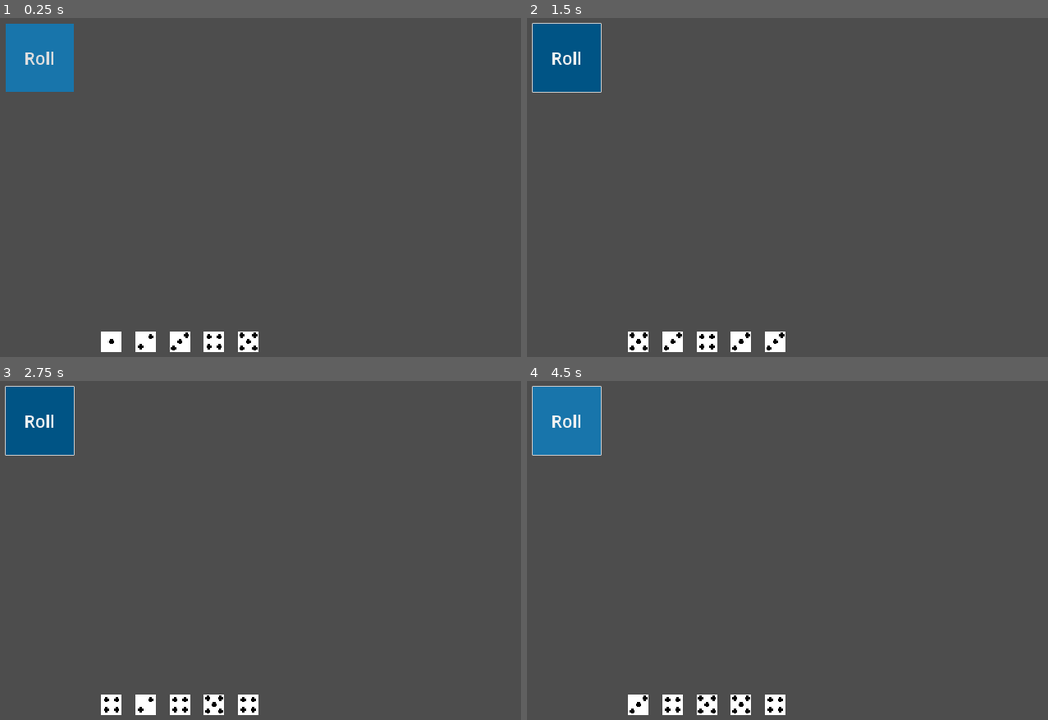
Above: before the commit, frames 1-4 (two rows, left to right).
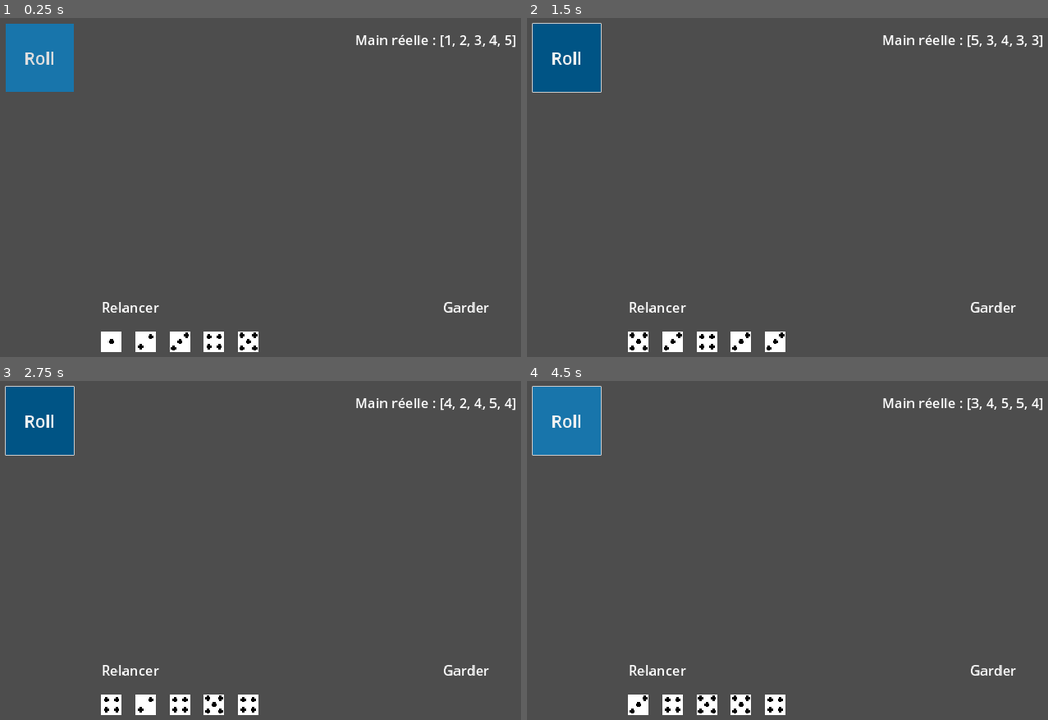
Above: after the commit, the same moments.

Repository: Gubendo/DiceyDefense
Game: Godot game, scene res://main.tscn
Same seed, same stepped clock (60 frames per second), same inputs: the game is played once before the commit and once after it.
Inputs (mouse positions are in pixels of both pictures, inside the frame that each line leads up to):
- Up to frame 1 (0.25 s): no input
- Up to frame 2 (1.5 s): click "Roll" at 0.5 s; click "Roll" at 1.25 s
- Up to frame 3 (2.75 s): click "Roll" at 2 s
- Up to frame 4 (4.5 s): tap Enter at 2.75, 4.25 s; move the mouse to (990, 536) at 2.77 s; click (990, 536) at 2.85 s; tap Space at 3.5 s; move the mouse to (714, 574) at 3.52 s; click (714, 574) at 3.6 s; move the mouse to (907, 472) at 4.27 s; click (907, 472) at 4.35 s

The runs differ from the first frame. In frame 1, 0.6% of the frame differs, in the area x 19-99%, y 4-87%; in frame 2, 0.7%; in frame 3, 0.7%; in frame 4, 0.7%.

Commit message:
update UI for keep/throw

Diff:
--- a/UI.gd
+++ b/UI.gd
@@ -1,12 +1,15 @@
 extends Control
 
-signal roll(frozenDices)
+signal roll(unfrozenDices)
 @onready var dicesList = [get_node("CanvasLayer/DiceHand/Dice1"), get_node("CanvasLayer/DiceHand/Dice2"), get_node("CanvasLayer/DiceHand/Dice3"), get_node("CanvasLayer/DiceHand/Dice4"), get_node("CanvasLayer/DiceHand/Dice5")]
+var unfrozenDices = []
 var frozenDices = []
 @export var dicesSprites: Array[Texture2D]
 # Called when the node enters the scene tree for the first time.
 func _ready():
-	pass # Replace with function body.
+	for dice in dicesList:
+		unfrozenDices.append(dice)
+	update_dice_pos()
 
 
 # Called every frame. 'delta' is the elapsed time since the previous frame.
@@ -18,15 +21,32 @@
 				if node in frozenDices:
 					node.modulate = Color(1, 1, 1)
 					frozenDices.erase(node)
+					unfrozenDices.append(node)
 				else:
 					node.modulate = Color(0.5, 0.5, 0.5)
 					frozenDices.append(node)
+					unfrozenDices.erase(node)
+				update_dice_pos()
+				break
+
 
 
 func _on_roll_pressed():
-	emit_signal("roll", frozenDices)
+	emit_signal("roll", unfrozenDices)
 
 
 func _on_main_update_hand(hand):
 	for i in range(5):
 		dicesList[i].texture = dicesSprites[hand[i] - 1]
+	get_node("CanvasLayer/ValeurMain").text = "Main réelle : " + str(hand)
+
+
+func update_dice_pos():
+	var unfrozen_id = 0
+	var frozen_id = 0
+	for node in frozenDices:
+		node.position.x = 1330 + 100*frozen_id
+		frozen_id += 1
+	for node in unfrozenDices:
+		node.position.x = 330 + 100*unfrozen_id
+		unfrozen_id += 1
--- a/UI.tscn
+++ b/UI.tscn
@@ -92,4 +92,28 @@
 offset_bottom = 1010.0
 texture = ExtResource("6_dewjj")
 
+[node name="ValeurMain" type="Label" parent="CanvasLayer"]
+offset_left = 1072.0
+offset_top = 68.0
+offset_right = 1398.0
+offset_bottom = 154.0
+theme_override_font_sizes/font_size = 40
+text = "Main réelle : [1, 2, 3, 4, 5]"
+
+[node name="Relancer" type="Label" parent="CanvasLayer"]
+offset_left = 330.0
+offset_top = 850.0
+offset_right = 481.0
+offset_bottom = 910.0
+theme_override_font_sizes/font_size = 40
+text = "Relancer"
+
+[node name="Garder" type="Label" parent="CanvasLayer"]
+offset_left = 1330.0
+offset_top = 850.0
+offset_right = 1481.0
+offset_bottom = 910.0
+theme_override_font_sizes/font_size = 40
+text = "Garder"
+
 [connection signal="pressed" from="CanvasLayer/RollButton" to="." method="_on_roll_pressed"]
--- a/main.gd
+++ b/main.gd
@@ -12,11 +12,11 @@
 	pass
 
 
-func _on_ui_roll(frozen):
-	var frozen_id = []
-	for i in range(len(frozen)):
-		frozen_id.append((str(frozen[i].name).right(1)).to_int() - 1)
+func _on_ui_roll(unfrozen):
+	var unfrozen_id = []
+	for i in range(len(unfrozen)):
+		unfrozen_id.append((str(unfrozen[i].name).right(1)).to_int() - 1)
 	for i in range(5):
-		if i not in frozen_id:
+		if i in unfrozen_id:
 			hand[i] = rng.randi_range(1, 6)
 	emit_signal("update_hand", hand)
